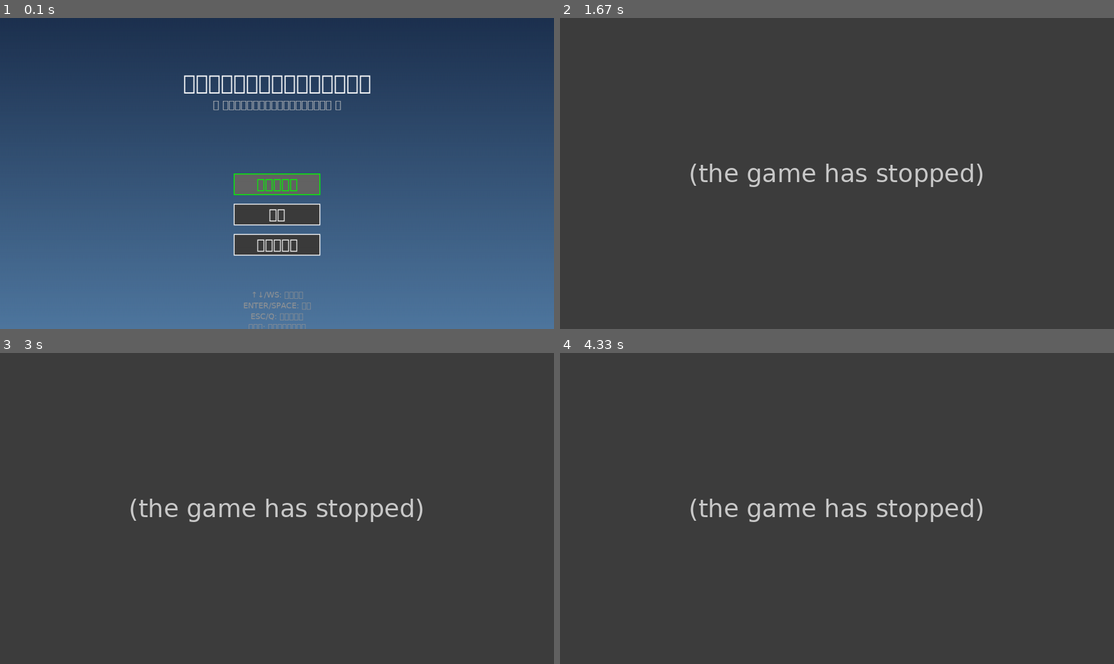
Above: before the commit, frames 1-4 (two rows, left to right).
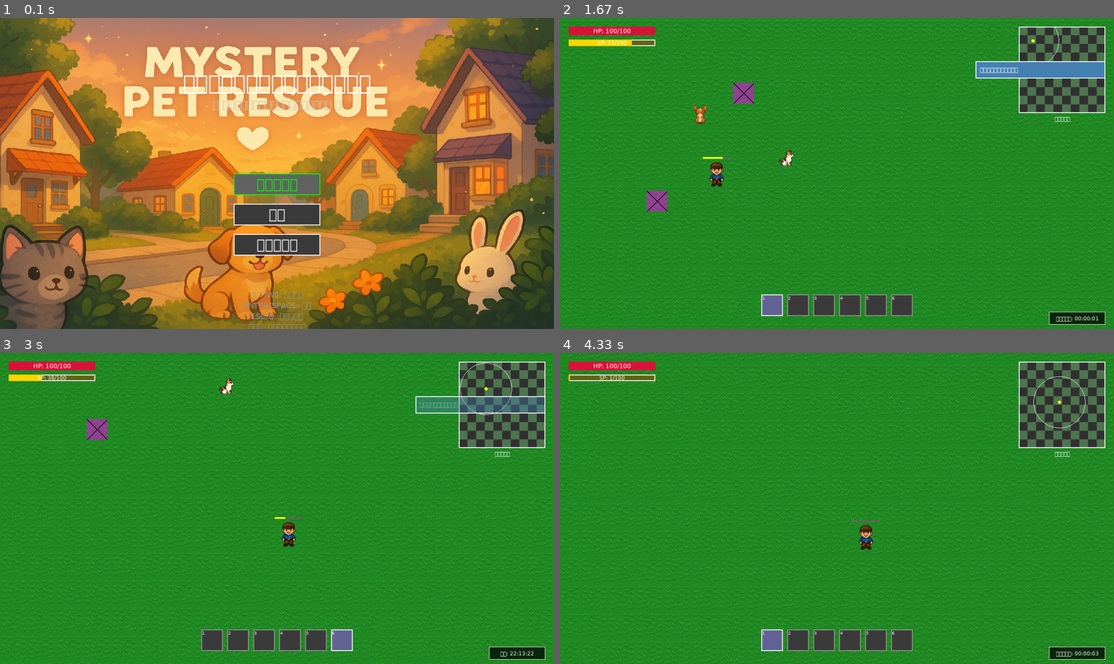
Above: after the commit, the same moments.

Repository: yuichi1000/mystery-pet-rescue
Game: pygame game, started from main.py
Two runs of this game, one before a commit and one after it. Both use one fixed random seed, a clock stepped at 60 frames per second and the inputs below.
Inputs (mouse positions are in pixels of both pictures, inside the frame that each line leads up to):
- Up to frame 1 (0.1 s): no input
- Up to frame 2 (1.67 s): click "ゲーム開始" at 0.38 s; hold Up 0.67-1.13 s; move the mouse to (814, 185) at 0.7 s; hold Right 1.17-1.63 s; move the mouse to (837, 195) at 1.2 s
- Up to frame 3 (3 s): hold Left 1.67-2.2 s; move the mouse to (332, 576) at 1.7 s; tap 6 at 1.82 s; hold Down 2.23-2.53 s; move the mouse to (105, 580) at 2.27 s; tap T at 2.38 s; hold Left 2.57-2.97 s; move the mouse to (481, 617) at 2.6 s
- Up to frame 4 (4.33 s): hold Up 3-3.37 s; move the mouse to (692, 393) at 3.03 s; tap 6 at 3.15 s; hold Right 3.4-4.03 s; move the mouse to (704, 446) at 3.43 s; tap T at 3.55 s; hold Down from 4.07 s (still down); move the mouse to (809, 589) at 4.1 s; tap 1 at 4.22 s

The runs differ from the first frame. In frame 1, 96% of the frame differs, in the area x 0-100%, y 0-100%; in frame 2, 97%; in frame 3, 97%; in frame 4, 97%.
Before the commit the program exited at 0.38 s; later frames show no game.

Commit message:
Fix menu background display and game scene transitions
- Fix AssetManager.get_image() to auto-load images when not cached
- Add debug logging for menu background image loading
- Fix Player.draw() method call arguments in game scene
- Fix FontManager.render_text() calls in GameUI with correct argument order
- Add Player.handle_event() method to prevent AttributeError
- Fix GameUI method call from handle_event to handle_input
- Add map loading in game scene initialization
- Add menu background image test utility

Diff:
--- a/examples/asset_integration_demo.py
+++ b/examples/asset_integration_demo.py
@@ -233,19 +233,19 @@
 
         # スタミナ表示
         stamina_text = f"スタミナ: {int(player_stats.stamina)}/{player_stats.max_stamina}"
-        stamina_surface = self.font_manager.render_text(stamina_text, 18, (255, 255, 255))
+        stamina_surface = self.font_manager.render_text(stamina_text, "default", 18, (255, 255, 255))
         self.screen.blit(stamina_surface, (10, 10))
 
         # ペット情報
         y_offset = 40
         for i, pet in enumerate(self.pets):
             pet_info = f"{pet.data.name}: 信頼度 {pet.get_trust_level():.1f}% ({pet.get_state().value})"
-            pet_surface = self.font_manager.render_text(pet_info, 16, (255, 255, 255))
+            pet_surface = self.font_manager.render_text(pet_info, "default", 16, (255, 255, 255))
             self.screen.blit(pet_surface, (10, y_offset + i * 25))
 
         # 相互作用メッセージ
         if self.interaction_message:
-            message_surface = self.font_manager.render_text(self.interaction_message, 24, (255, 255, 0))
+            message_surface = self.font_manager.render_text(self.interaction_message, "default", 24, (255, 255, 0))
             message_rect = message_surface.get_rect(center=(self.screen.get_width() // 2, 100))
 
             # 背景
@@ -264,7 +264,7 @@
         ]
 
         for i, control in enumerate(controls):
-            control_surface = self.font_manager.render_text(control, 14, (255, 255, 255))
+            control_surface = self.font_manager.render_text(control, "default", 14, (255, 255, 255))
             self.screen.blit(control_surface, (self.screen.get_width() - 200, 10 + i * 20))
 
     def _draw_debug_info(self):
@@ -281,7 +281,7 @@
         pygame.draw.rect(self.screen, (0, 0, 0, 180), debug_bg)
 
         for i, info in enumerate(debug_info):
-            debug_surface = self.font_manager.render_text(info, 14, (255, 255, 255))
+            debug_surface = self.font_manager.render_text(info, "default", 14, (255, 255, 255))
             self.screen.blit(debug_surface, (15, self.screen.get_height() - 115 + i * 20))
 
 def main():
--- /dev/null
+++ b/examples/test_menu_background.py
@@ -0,0 +1,82 @@
+#!/usr/bin/env python3
+"""
+メニュー背景画像テスト
+メニューシーンの背景画像表示を確認
+"""
+
+import sys
+import os
+from pathlib import Path
+
+# プロジェクトルートをPythonパスに追加
+sys.path.insert(0, str(Path(__file__).parent.parent))
+
+import pygame
+from src.scenes.menu import MenuScene
+
+def main():
+    """メニュー背景画像テスト"""
+    print("🖼️ メニュー背景画像テスト開始")
+
+    # Pygame初期化
+    pygame.init()
+
+    # 画面設定
+    screen_width = 1280
+    screen_height = 720
+    screen = pygame.display.set_mode((screen_width, screen_height))
+    pygame.display.set_caption("メニュー背景画像テスト")
+
+    # メニューシーン作成
+    menu_scene = MenuScene(screen)
+    menu_scene.enter()
+
+    # ゲームループ
+    clock = pygame.time.Clock()
+    running = True
+
+    print("🎮 メニュー表示中（ESCで終了）")
+
+    while running:
+        time_delta = clock.tick(60) / 1000.0
+
+        # イベント処理
+        for event in pygame.event.get():
+            if event.type == pygame.QUIT:
+                running = False
+            elif event.type == pygame.KEYDOWN:
+                if event.key == pygame.K_ESCAPE:
+                    running = False
+                else:
+                    # メニューのイベント処理
+                    result = menu_scene.handle_event(event)
+                    if result == "quit":
+                        running = False
+
+        # 更新
+        menu_scene.update(time_delta)
+
+        # 描画
+        screen.fill((0, 0, 0))
+        menu_scene.draw(screen)
+
+        # 背景画像の状態を画面に表示
+        font = pygame.font.Font(None, 24)
+        if menu_scene.background_image:
+            status_text = f"✅ 背景画像: {menu_scene.background_image.get_size()}"
+            color = (0, 255, 0)
+        else:
+            status_text = "❌ 背景画像: 読み込み失敗"
+            color = (255, 0, 0)
+
+        status_surface = font.render(status_text, True, color)
+        screen.blit(status_surface, (10, 10))
+
+        pygame.display.flip()
+
+    menu_scene.exit()
+    pygame.quit()
+    print("🖼️ メニュー背景画像テスト終了")
+
+if __name__ == "__main__":
+    main()
--- a/src/entities/player.py
+++ b/src/entities/player.py
@@ -184,6 +184,12 @@
         else:
             self.animation_frame = 0
 
+    def handle_event(self, event: pygame.event.Event):
+        """イベント処理（プレイヤー固有のイベント）"""
+        # 現在は特別なイベント処理は不要
+        # 将来的にアイテム使用やスキル発動などを追加可能
+        pass
+
     def draw(self, screen: pygame.Surface, camera_offset: Tuple[int, int] = (0, 0)):
         """プレイヤーを描画"""
         draw_x = self.rect.x - camera_offset[0]
--- a/src/scenes/game.py
+++ b/src/scenes/game.py
@@ -47,6 +47,10 @@
 
         # マップシステム初期化
         self.map_system = MapSystem()
+
+        # デフォルトマップを読み込み
+        if not self.map_system.load_map("residential.json"):
+            print("⚠️ マップファイルが見つからないため、デフォルトマップを使用します")
 
         # ペット初期化
         self.pets = self._create_pets()
@@ -171,7 +175,7 @@
         else:
             # 通常のゲームイベント処理
             self.player.handle_event(event)
-            self.game_ui.handle_event(event)
+            self.game_ui.handle_input(event)
 
         return None
 
@@ -181,7 +185,8 @@
             return None
 
         # プレイヤー更新
-        self.player.update(time_delta)
+        keys_pressed = pygame.key.get_pressed()
+        self.player.update(time_delta, keys_pressed)
 
         # カメラ更新
         self._update_camera()
@@ -217,21 +222,24 @@
         # ペット描画
         for pet in self.pets:
             if pet.data.pet_id not in self.pets_rescued:
-                pet_x = pet.x - self.camera_x
-                pet_y = pet.y - self.camera_y
-                pet.draw(surface, pet_x, pet_y)
+                pet.draw(surface, (self.camera_x, self.camera_y))
 
         # プレイヤー描画
-        player_screen_x = self.player.x - self.camera_x
-        player_screen_y = self.player.y - self.camera_y
-        self.player.draw(surface, player_screen_x, player_screen_y)
+        camera_offset = (self.camera_x, self.camera_y)
+        self.player.draw(surface, camera_offset)
 
         # パズルUI描画
         if self.current_puzzle:
             self.puzzle_ui.draw(surface)
 
         # ゲームUI描画
-        self.game_ui.draw(surface)
+        player_stats = {
+            'health': self.player.stats.health,
+            'max_health': self.player.stats.max_health,
+            'stamina': self.player.stats.stamina,
+            'max_stamina': self.player.stats.max_stamina
+        }
+        self.game_ui.draw(player_stats, [], (self.player.x, self.player.y))
 
         # ポーズ表示
         if self.paused:
--- a/src/scenes/menu.py
+++ b/src/scenes/menu.py
@@ -51,13 +51,18 @@
     def _load_background(self):
         """背景画像を読み込み"""
         try:
+            print("🖼️ メニュー背景画像を読み込み中...")
             self.background_image = self.asset_manager.get_image("backgrounds/menu_background.png")
             if self.background_image:
+                print(f"✅ 背景画像読み込み成功: {self.background_image.get_size()}")
                 # 画面サイズに合わせてスケール
                 screen_size = (self.screen.get_width(), self.screen.get_height())
                 self.background_image = pygame.transform.scale(self.background_image, screen_size)
+                print(f"✅ 背景画像スケール完了: {screen_size}")
+            else:
+                print("❌ 背景画像の取得に失敗")
         except Exception as e:
-            print(f"背景画像の読み込みに失敗: {e}")
+            print(f"❌ 背景画像の読み込みに失敗: {e}")
             self.background_image = None
 
     def _create_menu_items(self):
--- a/src/systems/sprite_manager.py
+++ b/src/systems/sprite_manager.py
@@ -48,7 +48,7 @@
             return self._create_default_sprite_variants()
 
         try:
-            # オリジナル画像読み込み（256x256想定）
+            # シンプルな画像読み込み（透過処理済み画像用）
             original_sprite = pygame.image.load(file_path).convert_alpha()
 
             # 各サイズのバリエーションを生成
@@ -57,7 +57,7 @@
                 if size_type == SpriteSize.ORIGINAL:
                     variants[size_type.value] = original_sprite
                 else:
-                    # 高品質スケーリング
+                    # 高品質スケーリング（透過情報保持）
                     scaled_sprite = pygame.transform.smoothscale(original_sprite, dimensions)
                     variants[size_type.value] = scaled_sprite
 
--- a/src/ui/game_ui.py
+++ b/src/ui/game_ui.py
@@ -232,7 +232,7 @@
         # ヘルステキスト
         health_text = f"HP: {int(health)}/{int(max_health)}"
         health_surface = self.font_manager.render_text(
-            health_text, int(14 * self.ui_scale), self.colors['text']
+            health_text, "default", int(14 * self.ui_scale), self.colors['text']
         )
         text_x = self.health_bar_rect.centerx - health_surface.get_width() // 2
         text_y = self.health_bar_rect.centery - health_surface.get_height() // 2
@@ -258,7 +258,7 @@
         # スタミナテキスト
         stamina_text = f"SP: {int(stamina)}/{int(max_stamina)}"
         stamina_surface = self.font_manager.render_text(
-            stamina_text, int(12 * self.ui_scale), self.colors['text']
+            stamina_text, "default", int(12 * self.ui_scale), self.colors['text']
         )
         text_x = self.stamina_bar_rect.centerx - stamina_surface.get_width() // 2
         text_y = self.stamina_bar_rect.centery - stamina_surface.get_height() // 2
@@ -287,7 +287,7 @@
                 if slot.quantity > 1:
                     qty_text = str(slot.quantity)
                     qty_surface = self.font_manager.render_text(
-                        qty_text, int(12 * self.ui_scale), self.colors['text']
+                        qty_text, "default", int(12 * self.ui_scale), self.colors['text']
                     )
                     qty_x = rect.right - qty_surface.get_width() - 2
                     qty_y = rect.bottom - qty_surface.get_height() - 2
@@ -308,7 +308,7 @@
             # スロット番号
             slot_num = str(i + 1)
             num_surface = self.font_manager.render_text(
-                slot_num, int(10 * self.ui_scale), self.colors['text']
+                slot_num, "default", int(10 * self.ui_scale), self.colors['text']
             )
             self.screen.blit(num_surface, (rect.x + 2, rect.y + 2))
 
@@ -367,7 +367,7 @@
         # ミニマップタイトル
         minimap_title = "ミニマップ"
         title_surface = self.font_manager.render_text(
-            minimap_title, int(12 * self.ui_scale), self.colors['text']
+            minimap_title, "default", int(12 * self.ui_scale), self.colors['text']
         )
         title_x = self.minimap_rect.centerx - title_surface.get_width() // 2
         title_y = self.minimap_rect.bottom + 5
@@ -387,13 +387,13 @@
 
         # 目標タイトル
         title_surface = self.font_manager.render_text(
-            "現在の目標", int(14 * self.ui_scale), self.colors['text']
+            "現在の目標", "default", int(14 * self.ui_scale), self.colors['text']
         )
         self.screen.blit(title_surface, (self.objective_rect.x + 10, self.objective_rect.y + 5))
 
         # 目標内容
         obj_title_surface = self.font_manager.render_text(
-            self.current_objective.title, int(16 * self.ui_scale), (255, 255, 0)
+            self.current_objective.title, "default", int(16 * self.ui_scale), (255, 255, 0)
         )
         self.screen.blit(obj_title_surface, (self.objective_rect.x + 10, self.objective_rect.y + 25))
 
@@ -419,7 +419,7 @@
             # 進捗テキスト
             progress_text = f"{self.current_objective.progress}/{self.current_objective.max_progress}"
             progress_surface = self.font_manager.render_text(
-                progress_text, int(12 * self.ui_scale), self.colors['text']
+                progress_text, "default", int(12 * self.ui_scale), self.colors['text']
             )
             text_x = progress_bar_rect.centerx - progress_surface.get_width() // 2
             text_y = progress_bar_rect.centery - progress_surface.get_height() // 2
@@ -447,7 +447,7 @@
             time_text = f"プレイ時間: {hours:02d}:{minutes:02d}:{seconds:02d}"
 
         time_surface = self.font_manager.render_text(
-            time_text, int(12 * self.ui_scale), self.colors['text']
+            time_text, "default", int(12 * self.ui_scale), self.colors['text']
         )
         text_x = self.time_rect.centerx - time_surface.get_width() // 2
         text_y = self.time_rect.centery - time_surface.get_height() // 2
@@ -485,7 +485,7 @@
 
             # 通知テキスト
             text_surface = self.font_manager.render_text(
-                notification.message, int(14 * self.ui_scale), self.colors['text']
+                notification.message, "default", int(14 * self.ui_scale), self.colors['text']
             )
             text_surface.set_alpha(alpha)
 
@@ -544,6 +544,21 @@
         )
         print(f"🎯 新しい目標: {title}")
 
+    def update_stats(self, stats: dict):
+        """統計情報を更新"""
+        # プレイヤー統計の更新
+        if 'player' in stats:
+            player_stats = stats['player']
+            # 必要に応じてプレイヤー統計を表示用に保存
+
+        # ペット統計の更新
+        if 'pets' in stats:
+            pet_stats = stats['pets']
+            # ペット統計を表示用に保存
+
+        # その他の統計情報の更新
+        # 実際の表示は draw メソッドで行う
+
     def update_objective_progress(self, progress: int):
         """目標の進捗を更新"""
         if self.current_objective:
--- a/src/utils/asset_manager.py
+++ b/src/utils/asset_manager.py
@@ -33,7 +33,7 @@
 
     def load_image(self, path: str, scale: Optional[Tuple[int, int]] = None,
                    colorkey: Optional[Tuple[int, int, int]] = None) -> Optional[pygame.Surface]:
-        """画像を読み込み"""
+        """画像を読み込み（透過処理済み画像用）"""
         full_path = self.images_path / path
 
         if path in self.images:
@@ -44,15 +44,12 @@
                 print(f"⚠️ 画像ファイルが見つかりません: {full_path}")
                 return self._create_placeholder_image(scale or self.default_scale)
 
+            # 透過処理済みPNG画像をそのまま読み込み
             image = pygame.image.load(str(full_path)).convert_alpha()
 
-            # カラーキー設定
-            if colorkey:
-                image.set_colorkey(colorkey)
-
-            # スケール調整
+            # スケール調整（透過情報を保持）
             if scale:
-                image = pygame.transform.scale(image, scale)
+                image = pygame.transform.smoothscale(image, scale)
 
             self.images[path] = image
             return image
@@ -62,9 +59,9 @@
             return self._create_placeholder_image(scale or self.default_scale)
 
     def _create_placeholder_image(self, size: Tuple[int, int]) -> pygame.Surface:
-        """プレースホルダー画像を作成"""
-        surface = pygame.Surface(size)
-        surface.fill((255, 0, 255))  # マゼンタ色
+        """プレースホルダー画像を作成（透過対応）"""
+        surface = pygame.Surface(size, pygame.SRCALPHA)
+        surface.fill((255, 0, 255, 128))  # 半透明マゼンタ
 
         # X印を描画
         pygame.draw.line(surface, (0, 0, 0), (0, 0), size, 2)
@@ -230,7 +227,10 @@
         }
 
     def get_image(self, path: str) -> Optional[pygame.Surface]:
-        """読み込み済み画像を取得"""
+        """画像を取得（未読み込みの場合は自動読み込み）"""
+        if path not in self.images:
+            print(f"🔄 画像を自動読み込み: {path}")
+            return self.load_image(path)
         return self.images.get(path)
 
     def get_sound(self, path: str) -> Optional[pygame.mixer.Sound]:
